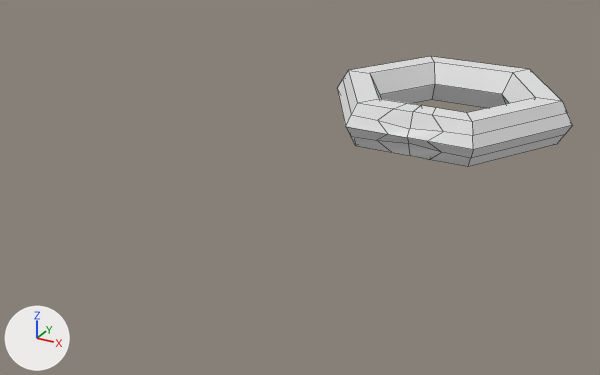
The Blender file obj_key_rileySteptoe_v01.blend: old version first, new version second.
One viewpoint serves both versions: a camera (50 mm lens) standing at (2.59, -7.83, 2.64) and looking at (-0.62, -1.99, -0.28). Lighting does not change. The marker at lower left points along +X, +Y and +Z. The first picture is the older version. Mesh edges are drawn as thin lines.
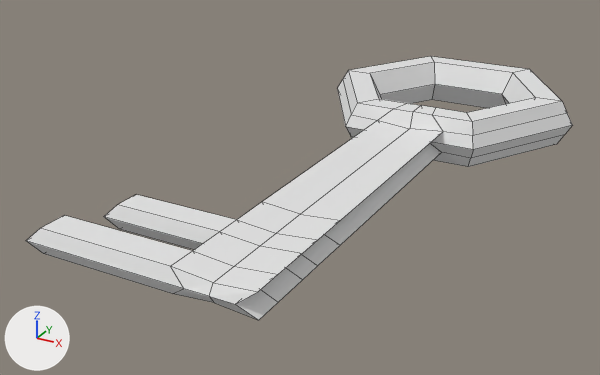
Commit message: Added the stem and the blades of the key

Changed parts and their boxes [x1, y1, x2, y2] in the pictures (600 x 375 px):
'Torus', reshaped (132% wider, 137% taller)
    before: [337, 56, 572, 167]
    after: [26, 56, 572, 320]
part 1 of me_torus, built on
    before: [378, 121, 442, 152]
    after: [26, 120, 442, 320]

The change, as a diff of the scene's bpy script:
```diff
--- a/obj_key_rileySteptoe_v01.blend.py
+++ b/obj_key_rileySteptoe_v01.blend.py
@@ me_torus @@
 # used by ob_torus; location = (0.0, 0.0, 0.0)
-me_torus.from_pydata(...)  # 72 vertices, 72 faces; spans x -1.25..1.25, y -1.08..1.08, z -0.22..0.22
+me_torus.from_pydata(...)  # 124 vertices, 124 faces; spans x -1.52..1.25, y -4.26..1.08, z -0.22..0.22
+# me_torus part 1
+# 1 vertex is removed from x 0.0, y -1.08, z 0.0
+# 4 faces are deleted
+# 18 vertices are added at x -1.52..0.19, y -4.26..-3.45, z -0.1..0.1
+# 8 new vertices lie (0.0, -2.08, 0.0) away from vertices in x -0.32..0.32, y -1.08..-1.03, z -0.1..0.1
+# 8 new vertices lie (0.0, -0.34, 0.0) away from vertices in x -0.32..0.32, y -3.16..-3.11, z -0.1..0.1
+# 7 new vertices lie (0.0, -0.21, 0.0) away from vertices in x -0.32..0.32, y -3.5..-3.45, z -0.1..0.1
+# 6 new vertices lie (0.0, -0.32, 0.0) away from vertices in x -0.32..0.32, y -3.66, z -0.1..0.1
+# 6 new vertices lie (0.0, -0.23, 0.0) away from vertices in x -0.32..0.32, y -3.98, z -0.1..0.1
+# 56 new faces join them
```
